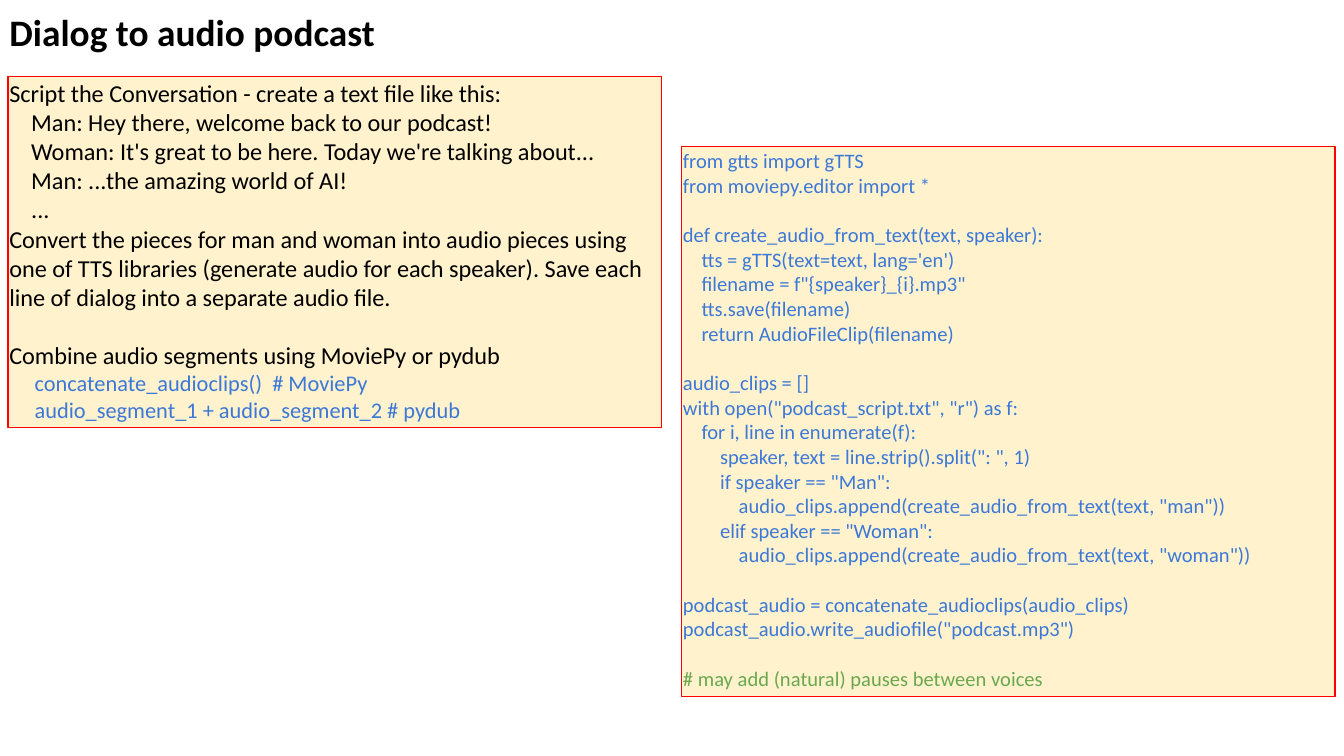
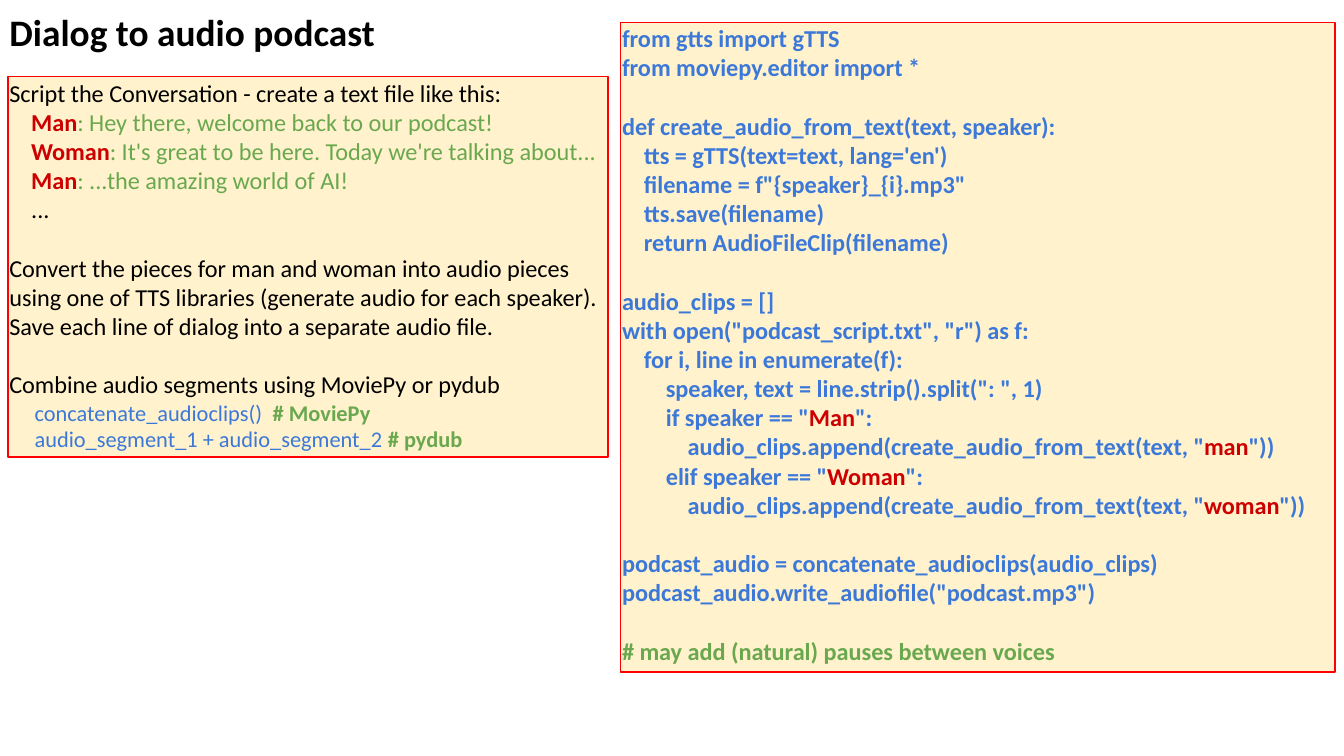
Before and after one commit to lselector/seminar, a slide deck: slide 14 of 2024/2024-12-13-AI-Updates.pptx. Drawn at 1344x756 pixels with LibreOffice and Linux fonts; fonts in the diff are those of the drawing. Boxes give left, top, right and bottom in pixels: in the first picture for what was removed or moved away, otherwise in the second. Text is boxed around its words. In the diff, an @@ line names an element or a change of style, - is before the commit and + after.

```diff
--- a/2024/2024-12-13-AI-Updates.pptx
+++ b/2024/2024-12-13-AI-Updates.pptx
@@ rectangle "from gtts import gTTS": place and size @@
-rectangle "from gtts import gTTS" at [681,146,1335,696]
+rectangle "from gtts import gTTS" at [621,23,1336,672]
@@ rectangle "from gtts import gTTS" at [621,23,1336,672]: size 11 to 13 pt, bold on; text colour #3C78D8 to #CC0000 in ""Man":", ""man"))", ""Woman":", ""woman"))" @@
@@ rectangle "Script the Conversation - create ...": place and size @@
-rectangle "Script the Conversation - create ..." at [8,77,661,427]
+rectangle "Script the Conversation - create ..." at [8,77,607,457]
@@ text in rectangle at [31,114,596,451]: text colour #000000 to #CC0000 in "Man:", "Woman:", "Man:"; text colour #000000 to #6AA84F in "Man: Hey there, welcome back to our ...", "Woman: It's great to be here. Today ...", "Man: ...the amazing world of AI!"; bold on in "Man:", "Woman:", "Man:", "# MoviePy" and 1 more places; text colour #3C78D8 to #6AA84F in "# MoviePy", "# pydub" @@
```
Also in this commit, not shown: 12 other slides changed, 4 slides added, 4 slides removed.
